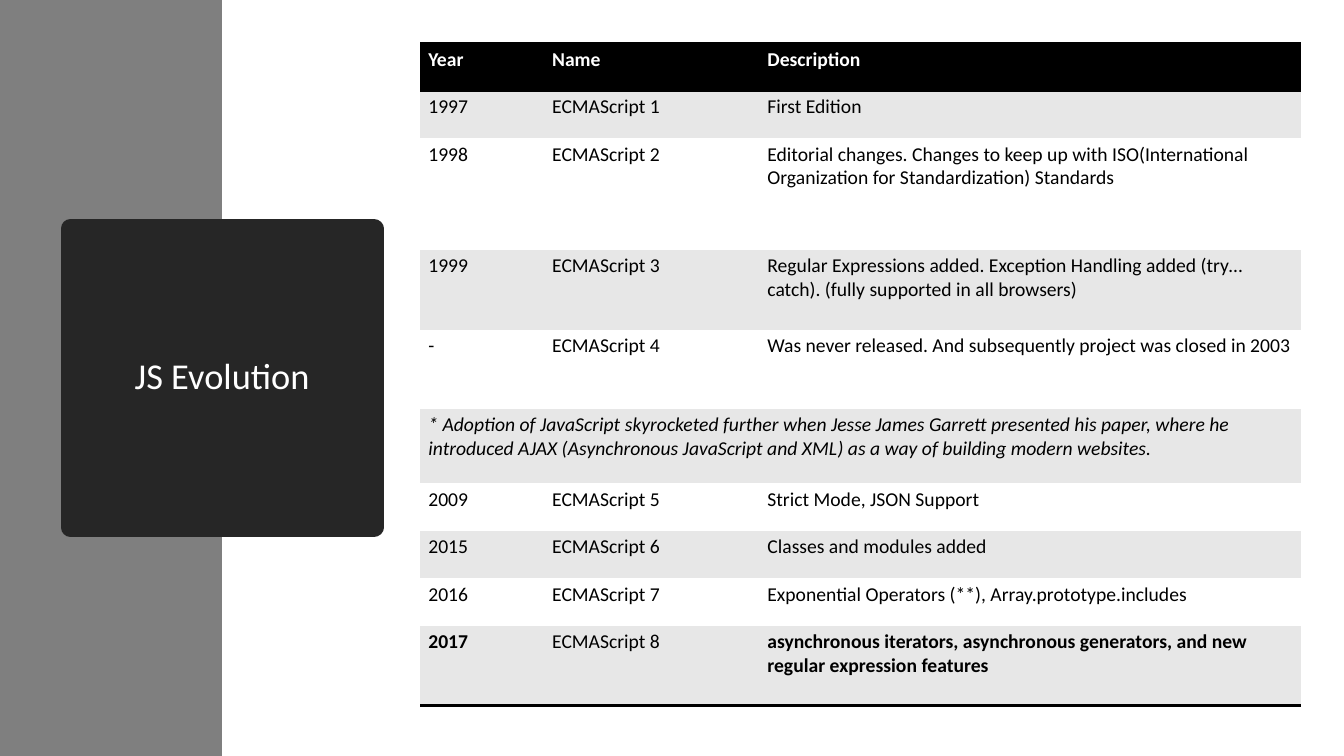
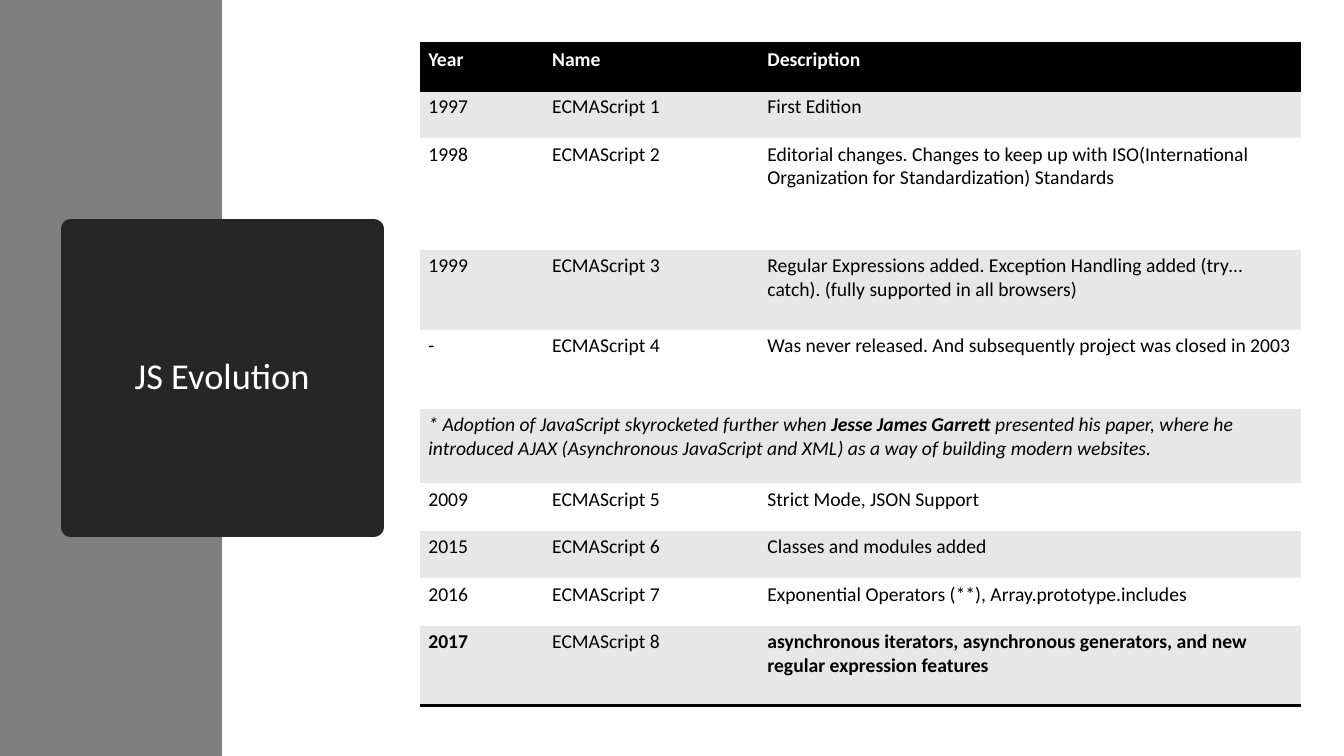
Before and after one commit to ved740/modern-js-session, a slide deck: slide 4 of Modern JavaScript.pptx. Drawn at 1344x756 pixels with LibreOffice and Linux fonts; fonts in the diff are those of the drawing. Boxes give left, top, right and bottom in pixels: in the first picture for what was removed or moved away, otherwise in the second. Text is boxed around its words. In the diff, an @@ line names an element or a change of style, - is before the commit and + after.

```diff
--- a/Modern JavaScript.pptx
+++ b/Modern JavaScript.pptx
@@ table at box(420, 43, 1302, 706) @@
@@ bold on in "Jesse James Garrett" @@
```
Also in this commit, not shown: 5 other slides changed, 1 slide added, 2 other files.
